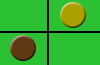
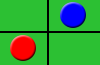
Layers edited between the first and the second 100 x 65 image:
hid "DARK YELLOW" over [left=60, top=2, right=86, bottom=28]
hid "BROWN" over [left=10, top=35, right=36, bottom=61]
showed "BLUE" over [left=60, top=2, right=86, bottom=28]
showed "RED" over [left=10, top=35, right=36, bottom=61]
